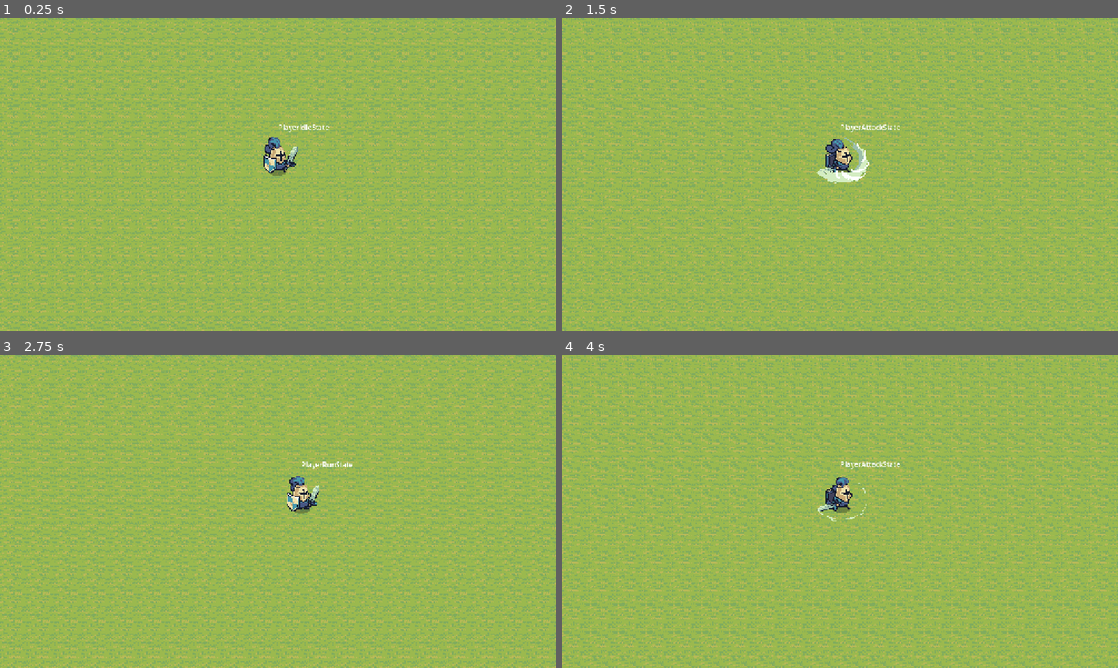
Above: before the commit, frames 1-4 (two rows, left to right).
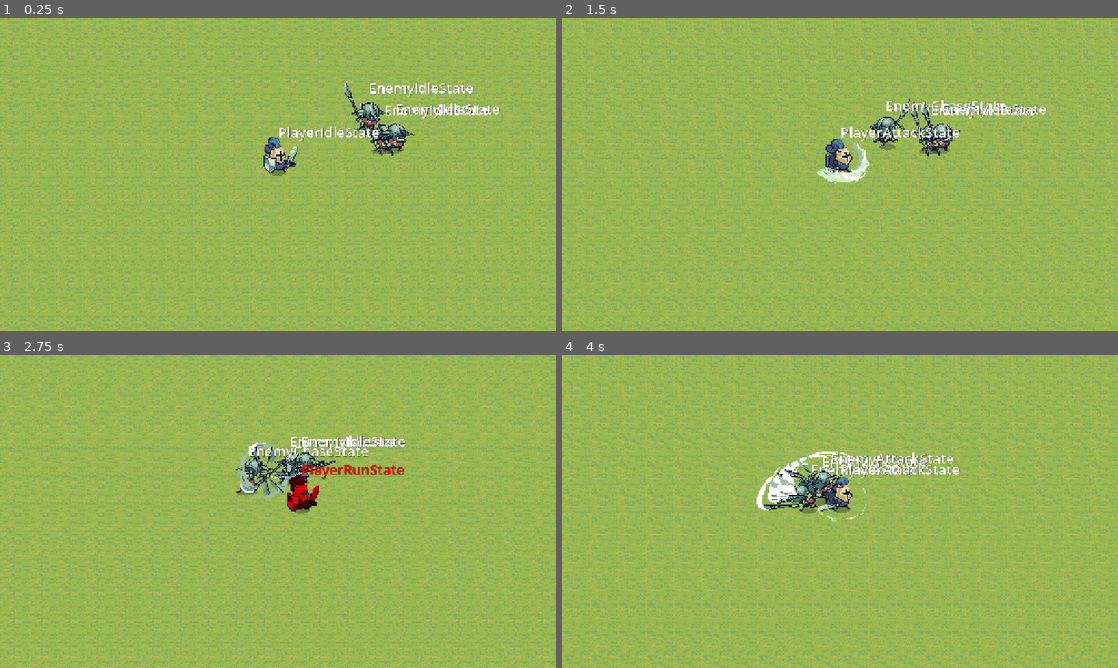
Above: after the commit, the same moments.

Repository: nidal1/rpg
Game: Godot game, scene res://scenes/world/world.tscn
Same seed, same stepped clock (60 frames per second), same inputs: the game is played once before the commit and once after it.
Inputs (mouse positions are in pixels of both pictures, inside the frame that each line leads up to):
- Up to frame 1 (0.25 s): no input
- Up to frame 2 (1.5 s): move the mouse to (962, 158) at 0.52 s; hold D (move_right) 0.53-1.28 s; click (962, 158) at 0.67 s; move the mouse to (728, 190) at 1.27 s; hold S (move_down) from 1.28 s (still down)
- Up to frame 3 (2.75 s): move the mouse to (333, 442) at 2.02 s; release S (move_down) at 2.03 s; hold D (move_right) from 2.03 s (still down)
- Up to frame 4 (4 s): move the mouse to (812, 574) at 2.77 s; release D (move_right) at 2.78 s; hold W (move_up) 2.78-3.53 s; click (812, 574) at 2.92 s; move the mouse to (1006, 558) at 3.52 s; hold A (move_left) from 3.53 s (still down)

The runs differ from the first frame. In frame 1, 2.1% of the frame differs, in the area x 50-90%, y 20-44%; in frame 2, 2.0%; in frame 3, 2.9%, in the area x 42-73%, y 25-50%; in frame 4, 2.6%.

Commit message:
feat: implement enemy state machine and base enemy scene with navigation support

Diff:
--- a/scenes/entities/enemies/enemy.tscn
+++ b/scenes/entities/enemies/enemy.tscn
@@ -2,6 +2,14 @@
 
 [ext_resource type="PackedScene" uid="uid://de57v61nqoh5m" path="res://scenes/entities/player/character.tscn" id="1_4rsfo"]
 [ext_resource type="Script" uid="uid://dsykxvanie7ju" path="res://scripts/entities/enemy.gd" id="2_gflvi"]
+[ext_resource type="Script" uid="uid://dd3ebqtdfp4bv" path="res://scripts/entities/state_machine/states/enemy/enemy_spawned_state.gd" id="3_wyqsp"]
+[ext_resource type="Script" uid="uid://cilf8fmfqxe4k" path="res://scripts/entities/state_machine/states/enemy/enemy_idle_state.gd" id="4_w6k81"]
+[ext_resource type="Script" uid="uid://b0mrnujmfb82o" path="res://scripts/entities/state_machine/states/enemy/enemy_run_state.gd" id="5_fu215"]
+[ext_resource type="Script" uid="uid://bjk2q11k042i8" path="res://scripts/entities/state_machine/states/enemy/enemy_attack_state.gd" id="6_27tcs"]
+[ext_resource type="Script" uid="uid://0e5gyqtr1y7o" path="res://scripts/entities/state_machine/states/enemy/enemy_patrol_state.gd" id="7_mag4a"]
+[ext_resource type="Script" uid="uid://bj8mwrr6ridli" path="res://scripts/entities/state_machine/states/enemy/enemy_chase_state.gd" id="8_0kssi"]
+[ext_resource type="Script" uid="uid://clj0mo7xovfkd" path="res://scripts/entities/state_machine/states/enemy/enemy_dead_state.gd" id="9_ljcf0"]
+[ext_resource type="Script" uid="uid://b7vnlrb7jyd17" path="res://scripts/entities/state_machine/states/enemy/enemy_wander_state.gd" id="10_8tbu6"]
 
 [sub_resource type="CircleShape2D" id="CircleShape2D_6ofdk"]
 
@@ -40,6 +48,30 @@
 [node name="StateMachine" parent="." index="5" unique_id=1604220785 node_paths=PackedStringArray("initial_state")]
 initial_state = NodePath("EnemySpawnedState")
 
+[node name="EnemySpawnedState" type="Node" parent="StateMachine" index="0" unique_id=1748518735]
+script = ExtResource("3_wyqsp")
+
+[node name="EnemyIdleState" type="Node" parent="StateMachine" index="1" unique_id=759886556]
+script = ExtResource("4_w6k81")
+
+[node name="EnemyRunState" type="Node" parent="StateMachine" index="2" unique_id=1908037105]
+script = ExtResource("5_fu215")
+
+[node name="EnemyAttackState" type="Node" parent="StateMachine" index="3" unique_id=1051505464]
+script = ExtResource("6_27tcs")
+
+[node name="EnemyPatrolState" type="Node" parent="StateMachine" index="4" unique_id=1967064093]
+script = ExtResource("7_mag4a")
+
+[node name="EnemyChaseState" type="Node" parent="StateMachine" index="5" unique_id=1187634259]
+script = ExtResource("8_0kssi")
+
+[node name="EnemyDeadState" type="Node" parent="StateMachine" index="6" unique_id=406999447]
+script = ExtResource("9_ljcf0")
+
+[node name="EnemyWanderState" type="Node" parent="StateMachine" index="7" unique_id=359657435]
+script = ExtResource("10_8tbu6")
+
 [node name="WanderCD" type="Timer" parent="." index="6" unique_id=668098841]
 
 [connection signal="body_entered" from="DetectionZone" to="." method="_on_detection_zone_body_entered"]
--- a/scenes/entities/player/character.tscn
+++ b/scenes/entities/player/character.tscn
@@ -17,6 +17,13 @@
 offset_top = -120.0
 offset_right = 40.0
 offset_bottom = -97.0
+theme_override_colors/font_shadow_color = Color(0, 0, 0, 0.25490198)
+theme_override_colors/font_outline_color = Color(0, 0, 0, 1)
+theme_override_constants/shadow_offset_x = 1
+theme_override_constants/shadow_offset_y = 1
+theme_override_constants/outline_size = 1
+theme_override_constants/shadow_outline_size = 1
+theme_override_font_sizes/font_size = 32
 text = "State"
 
 [node name="StateMachine" type="Node" parent="." unique_id=1604220785 node_paths=PackedStringArray("initial_state")]
--- a/scenes/world/world.tscn
+++ b/scenes/world/world.tscn
@@ -2,6 +2,7 @@
 
 [ext_resource type="Texture2D" uid="uid://j2pv12plc4qe" path="res://assets/tilesets/Tilemap_color1.png" id="1_dphjl"]
 [ext_resource type="PackedScene" uid="uid://hovii1v0s7yp" path="res://scenes/entities/player/warrior.tscn" id="2_sl2e5"]
+[ext_resource type="PackedScene" uid="uid://bqqhkgwtk31y3" path="res://scenes/entities/enemies/enemies_spawner.tscn" id="3_1fp7r"]
 
 [sub_resource type="NavigationPolygon" id="NavigationPolygon_1fp7r"]
 vertices = PackedVector2Array(32, 32, -32, 32, -32, -32, 32, -32)
@@ -80,3 +81,6 @@
 
 [node name="Warrior" parent="." unique_id=1846937653 instance=ExtResource("2_sl2e5")]
 position = Vector2(840, 360)
+
+[node name="EnemiesSpawner" parent="." unique_id=1617310678 instance=ExtResource("3_1fp7r")]
+position = Vector2(1080, 336)
--- a/scripts/entities/enemy.gd
+++ b/scripts/entities/enemy.gd
@@ -1,4 +1,3 @@
-# Enemy.gd
 extends Character
 class_name Enemy
 
@@ -106,7 +105,7 @@
 func _on_damage_received() -> void:
 	_flash_hit()
 	if max_health <= 0:
-		state_machine.transition_to("deadstate")
+		state_machine.transition_to("enemydeadstate")
 
 func _die() -> void:
 	queue_free()
@@ -131,4 +130,4 @@
 		target = null
 
 func _on_wander_cd_timeout() -> void:
-	state_machine.transition_to("wanderstate")
+	state_machine.transition_to("enemywanderstate")
--- /dev/null
+++ b/scripts/entities/state_machine/states/enemy/enemy_attack_state.gd
@@ -0,0 +1,34 @@
+# enemy_attack_state.gd
+extends State
+class_name EnemyAttackState
+
+func enter() -> void:
+	actor._stop_wandering()
+
+func _enemy_attack_logic() -> void:
+	# Keep velocity zero during attack
+	actor.velocity = Vector2.ZERO
+
+	if actor.can_attack:
+		# await is CRITICAL here to prevent the infinite loop with IdleState
+		await actor._attack()
+	else:
+		# If we can't attack yet, stay in this state for a short time
+		# or wait for the next physics frame before transitioning
+		await get_tree().process_frame
+
+	if not is_instance_valid(actor): return
+
+	if actor.target and is_instance_valid(actor.target):
+		if actor._target_reached():
+			# Transition back to idle to re-evaluate (cooldown handled by await above)
+			transitioned.emit("enemyidlestate")
+		else:
+			transitioned.emit("enemychasestate")
+	else:
+		transitioned.emit("enemyidlestate")
+
+func physics_update(_delta: float) -> void:
+	# Velocity should be zero during attack
+	actor.velocity = Vector2.ZERO
+	_enemy_attack_logic()
--- /dev/null
+++ b/scripts/entities/state_machine/states/enemy/enemy_chase_state.gd
@@ -0,0 +1,16 @@
+# enemy_chase_state.gd
+extends State
+class_name EnemyChaseState
+
+func enter() -> void:
+	actor._stop_wandering()
+
+func physics_update(_delta: float) -> void:
+	if not is_instance_valid(actor.target):
+		transitioned.emit("enemypatrolstate")
+		return
+
+	actor._chase_target()
+
+	if actor._target_reached():
+		transitioned.emit("enemyattackstate")
--- /dev/null
+++ b/scripts/entities/state_machine/states/enemy/enemy_dead_state.gd
@@ -0,0 +1,14 @@
+# enemy_dead_state.gd
+extends State
+class_name EnemyDeadState
+
+func enter() -> void:
+	actor.velocity = Vector2.ZERO
+
+	# Handle specific death logic via virtual function
+	actor._die()
+	actor.on_died.emit()
+
+func physics_update(_delta: float) -> void:
+	# Ensure the enemy doesn't move while dead
+	actor.velocity = Vector2.ZERO
--- /dev/null
+++ b/scripts/entities/state_machine/states/enemy/enemy_idle_state.gd
@@ -0,0 +1,17 @@
+# enemy_idle_state.gd
+extends State
+class_name EnemyIdleState
+
+func enter() -> void:
+	actor._idle()
+	actor.wander_cd.start()
+
+func physics_update(_delta: float) -> void:
+	if actor.direction != Vector2.ZERO:
+		transitioned.emit("enemyrunstate")
+
+	if actor.target and is_instance_valid(actor.target):
+		if actor._target_reached():
+			transitioned.emit("enemyattackstate")
+		else:
+			transitioned.emit("enemychasestate")
--- /dev/null
+++ b/scripts/entities/state_machine/states/enemy/enemy_patrol_state.gd
@@ -0,0 +1,22 @@
+# enemy_patrol_state.gd
+extends State
+class_name EnemyPatrolState
+
+func enter() -> void:
+	actor._stop_wandering()
+	# Start with idle animation, _patrol will switch to run if moving
+	if actor.animation_playback:
+		actor.animation_playback.travel("run")
+
+	actor._patrol()
+
+func physics_update(_delta: float) -> void:
+	if is_instance_valid(actor.target):
+		transitioned.emit("enemychasestate")
+		return
+
+	actor._patrol()
+
+	# If back at spawn position, go to idle
+	if actor.global_position.distance_to(actor.spawn_position) < 5:
+		transitioned.emit("enemyidlestate")
--- /dev/null
+++ b/scripts/entities/state_machine/states/enemy/enemy_run_state.gd
@@ -0,0 +1,13 @@
+# enemy_run_state.gd
+extends State
+class_name EnemyRunState
+
+func enter() -> void:
+	actor._stop_wandering()
+
+func physics_update(_delta: float) -> void:
+	if actor.direction == Vector2.ZERO:
+		transitioned.emit("enemyidlestate")
+		return
+
+	actor._move()
--- a/scripts/entities/state_machine/states/enemy_spawned_state.gd
+++ b/scripts/entities/state_machine/states/enemy/enemy_spawned_state.gd
@@ -1,11 +1,12 @@
+# enemy_spawned_state.gd
 extends State
 class_name EnemySpawnedState
 
 func enter() -> void:
-	if actor is Enemy and actor.enemy_params:
+	if actor.enemy_params:
 		actor._load_params(actor.enemy_params)
 		actor.on_spawned.connect(_on_spawned)
-		transitioned.emit("idlestate")
+		transitioned.emit("enemyidlestate")
 
 func _on_spawned(_spawn_position: Vector2):
 	actor.spawn_position = _spawn_position
--- /dev/null
+++ b/scripts/entities/state_machine/states/enemy/enemy_wander_state.gd
@@ -0,0 +1,36 @@
+# enemy_wander_state.gd
+extends State
+class_name EnemyWanderState
+
+enum Directions {LEFT, RIGHT, UP, DOWN}
+
+var random_position: Vector2
+
+func enter() -> void:
+	actor.on_wander_finished.connect(_on_wander_finished)
+	var random_direction = _random_direction()
+	if random_direction == Vector2.ZERO:
+		transitioned.emit("enemyidlestate")
+		return
+	random_position = actor.global_position + random_direction * 100
+
+func physics_update(_delta: float) -> void:
+	actor._wander(random_position)
+
+func _on_wander_finished() -> void:
+	if actor.on_wander_finished.is_connected(_on_wander_finished):
+		actor.on_wander_finished.disconnect(_on_wander_finished)
+	transitioned.emit("enemyidlestate")
+
+func _random_direction() -> Vector2:
+	var random_direction = Directions.values().pick_random()
+	match random_direction:
+		Directions.LEFT:
+			return Vector2.LEFT
+		Directions.RIGHT:
+			return Vector2.RIGHT
+		Directions.UP:
+			return Vector2.UP
+		Directions.DOWN:
+			return Vector2.DOWN
+	return Vector2.ZERO
Not shown, added: scripts/entities/state_machine/states/enemy/enemy_attack_state.gd.uid
Not shown, added: scripts/entities/state_machine/states/enemy/enemy_chase_state.gd.uid
Not shown, added: scripts/entities/state_machine/states/enemy/enemy_dead_state.gd.uid
Not shown, added: scripts/entities/state_machine/states/enemy/enemy_idle_state.gd.uid
Not shown, added: scripts/entities/state_machine/states/enemy/enemy_patrol_state.gd.uid
Not shown, added: scripts/entities/state_machine/states/enemy/enemy_run_state.gd.uid
Not shown, added: scripts/entities/state_machine/states/enemy/enemy_spawned_state.gd.uid
Not shown, added: scripts/entities/state_machine/states/enemy/enemy_wander_state.gd.uid
Not shown, removed: scripts/entities/state_machine/states/enemy_spawned_state.gd.uid
